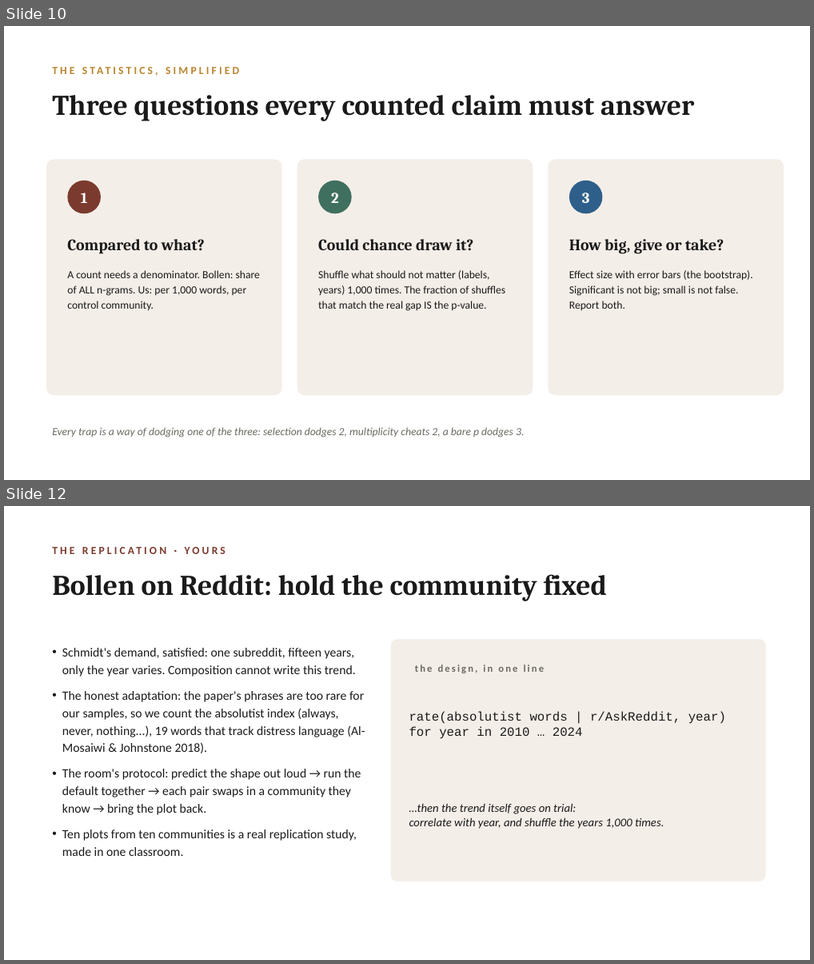
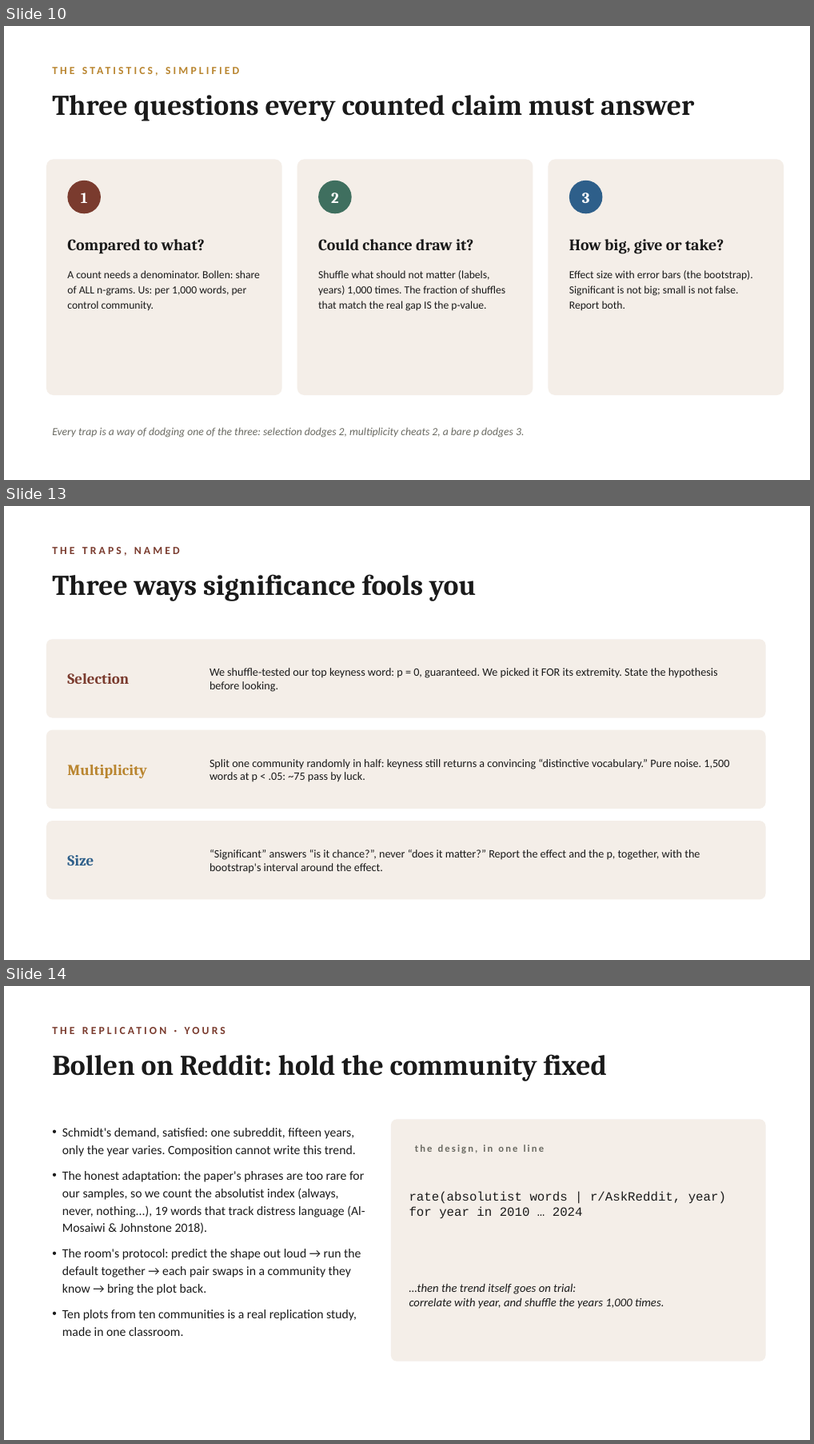
Before and after one commit to lucianli123/culture-as-data-2026, a slide deck: slides/week-02-lecture-draft.pptx. Shown one above the other, each under a label of ours: slides 10 and 12 before the commit, slides 10, 13 and 14 after it; the slides between them are not shown. The pictures are 814x964 and 814x1444 pixels, drawn with LibreOffice and Linux fonts; fonts in the diff are those of the drawing. Boxes give left, top, right and bottom in pixels: in the first picture for what was removed or moved away, otherwise in the second. Text is boxed around its words. In the diff, an @@ line names an element or a change of style, - is before the commit and + after.

Commit message:
Week 2 deck: bootstrap and shuffle slides with live figures, truth-as-surviving-rivals capstone slide; build script kept in repo

```diff
--- a/slides/week-02-lecture-draft.pptx
+++ b/slides/week-02-lecture-draft.pptx
@@ slide 13 added at (x1=4, y1=506, x2=810, y2=960), background #FFFFFF @@
@@ text added at (x1=52, y1=547, x2=180, y2=556), 13 pt, text #7A3B2E, bold @@
+THE TRAPS, NAMED
@@ text added at (x1=52, y1=574, x2=476, y2=601), 34 pt, text #1A1A1A, bold @@
+Three ways significance fools you
@@ rounded rectangle added at (x1=46, y1=639, x2=766, y2=718), fill #F4EEE8 @@
@@ text added at (x1=67, y1=673, x2=129, y2=684), 18 pt, text #7A3B2E, bold @@
+Selection
@@ text added at (x1=210, y1=668, x2=718, y2=692), 13.5 pt, text #1A1A1A @@
+We shuffle-tested our top keyness word: p = 0, guaranteed. We picked it FOR its extremity. State the hypothesis before looking.
@@ rounded rectangle added at (x1=46, y1=730, x2=766, y2=808), fill #F4EEE8 @@
@@ text added at (x1=67, y1=764, x2=147, y2=778), 18 pt, text #B9852F, bold @@
+Multiplicity
@@ text added at (x1=210, y1=759, x2=730, y2=782), 13.5 pt, text #1A1A1A @@
+Split one community randomly in half: keyness still returns a convincing “distinctive vocabulary.” Pure noise. 1,500 words at p < .05: ~75 pass by luck.
@@ rounded rectangle added at (x1=46, y1=820, x2=766, y2=900), fill #F4EEE8 @@
@@ text added at (x1=67, y1=855, x2=94, y2=865), 18 pt, text #2E5F8A, bold @@
+Size
@@ text added at (x1=210, y1=849, x2=700, y2=873), 13.5 pt, text #1A1A1A @@
+“Significant” answers “is it chance?”, never “does it matter?” Report the effect and the p, together, with the bootstrap's interval around the effect.
@@ what was slide 12 is now slide 14 @@
```
Also in this commit, not shown: 5 slides changed, 3 other slides added, 1 slide removed, 1 other file.
